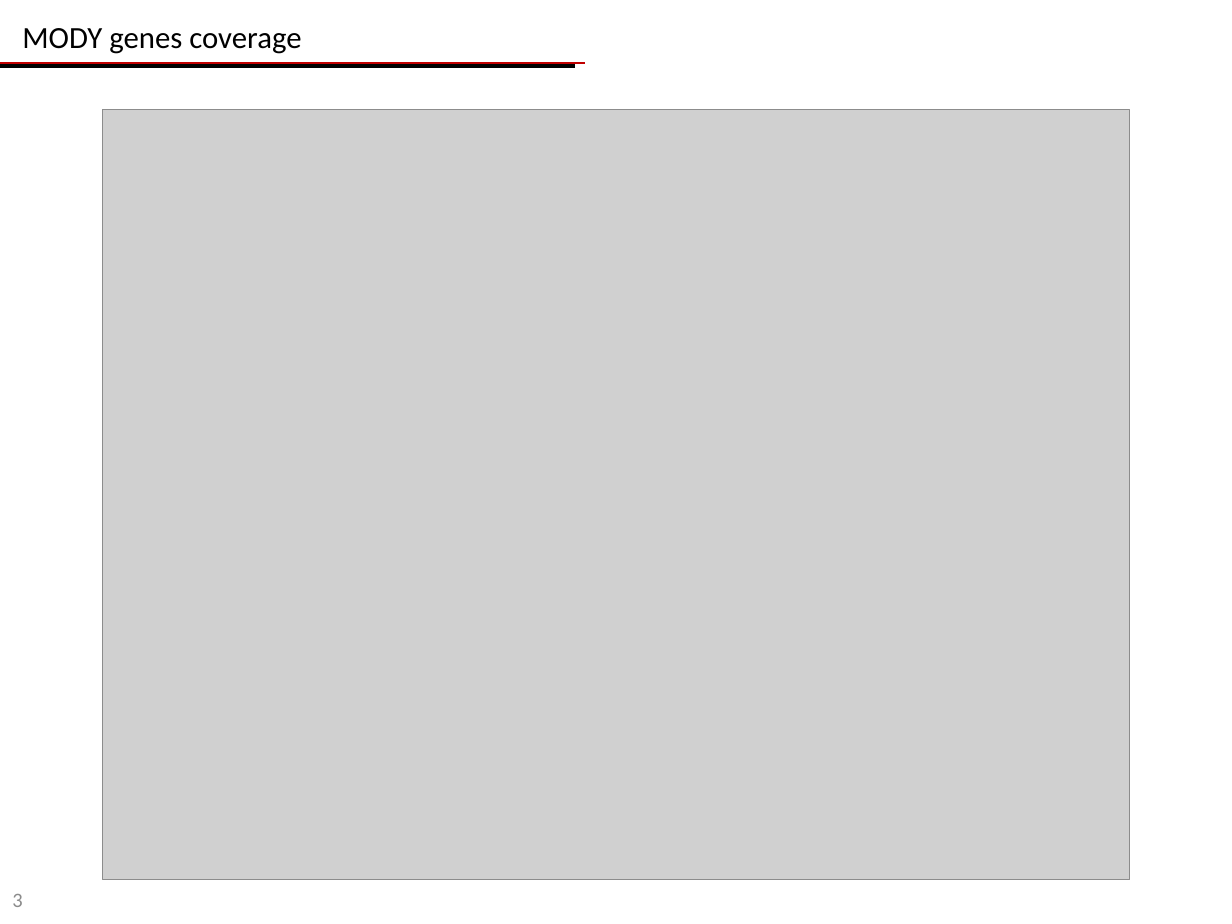
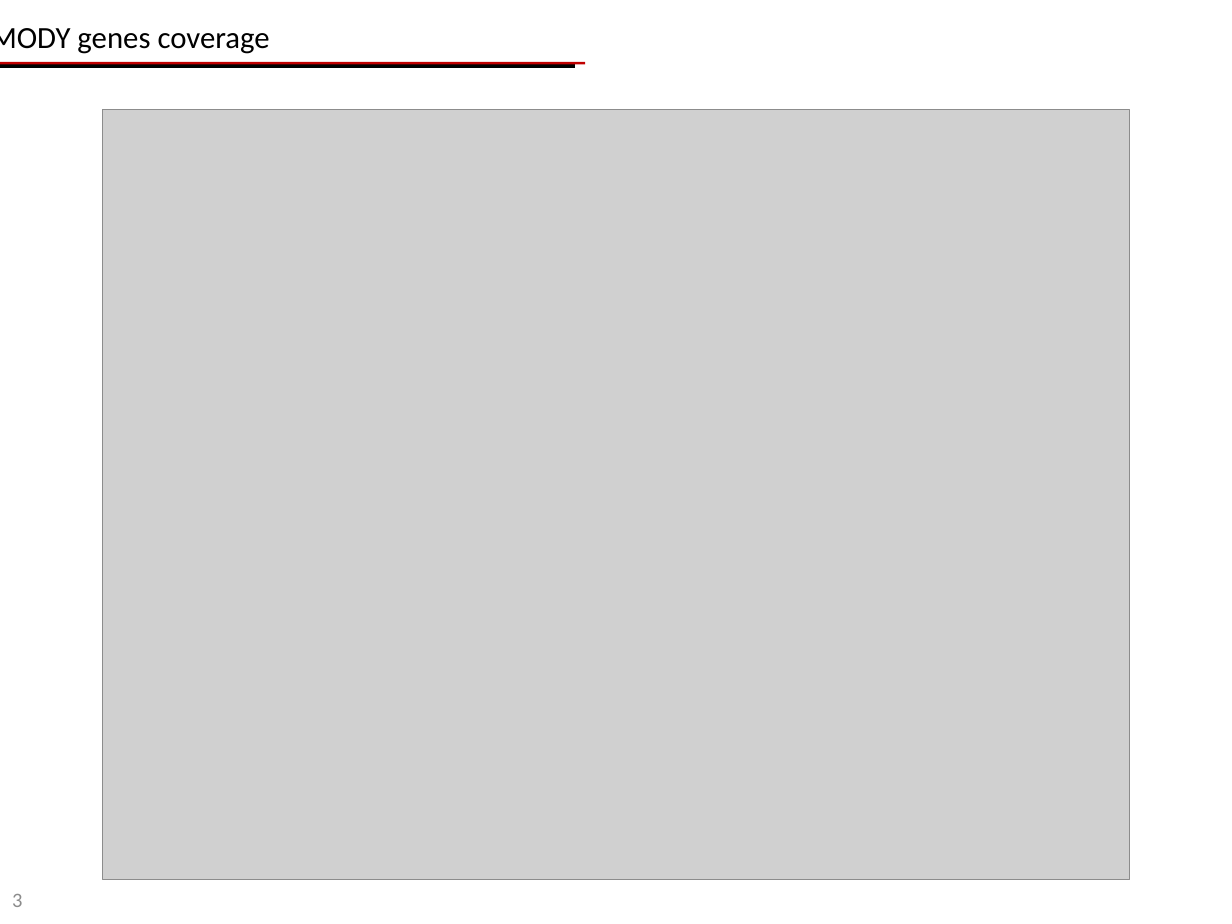
Before and after one commit to GTPB/IBIP19, a slide deck: slide 3 of pages/proteogenomics/resources/slides/day2.pptx. Drawn at 1232x924 pixels with LibreOffice and Linux fonts; fonts in the diff are those of the drawing; grey boxes stand for pictures. Boxes give left, top, right and bottom in pixels: in the first picture for what was removed or moved away, otherwise in the second. Text is boxed around its words. In the diff, an @@ line names an element or a change of style, - is before the commit and + after.

```diff
--- a/pages/proteogenomics/resources/slides/day2.pptx
+++ b/pages/proteogenomics/resources/slides/day2.pptx
@@ text "MODY genes coverage" rewrapped from (22,28,301,54) to (0,28,270,54) @@
```
Also in this commit, not shown: 2 other slides changed, 3 other files.
